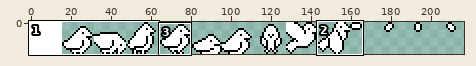
Two versions of one sprite sheet, firdBeeder/Assets/spriteSheet.png. Above: a wide view before the commit, with the close-up outlined.
Close-up. Earlier state:
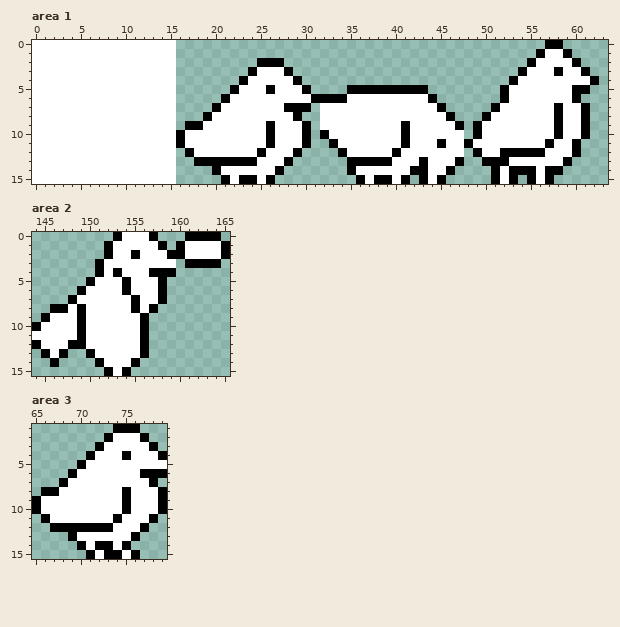
The file is 256x16 pixels. Shown: area 1: x 0..63, y 0..15; area 2: x 144..165, y 0..15; area 3: x 65..79, y 1..15. The wide view leaves out empty margins. The commit also changed other parts of the picture, which this record leaves out.
Now the later version:
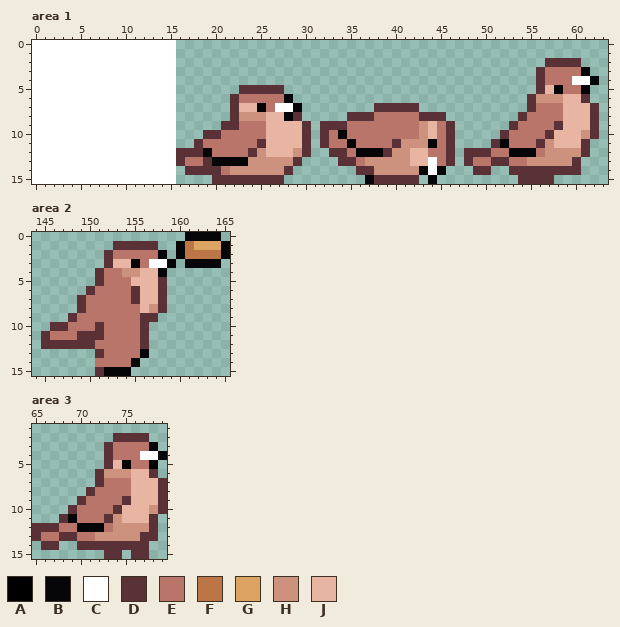
Palette (. is transparent): A #000000  B #060608  C #ffffff  D #5b3138  E #ba756a  F #bb7547  G #dba463  H #cd927e  J #e9b5a3
Change:
--- area 1
@@ x 0..63 @@
- 0 CCCCCCCCCCCCCCCC.........................................AA.....
- 1 CCCCCCCCCCCCCCCC........................................ACCA....
- 2 CCCCCCCCCCCCCCCC.........AAA...........................ACCCCA...
- 3 CCCCCCCCCCCCCCCC........ACCCA.........................ACCCACCA..
- 4 CCCCCCCCCCCCCCCC.......ACCCCCA.......................ACCCCCCCCA.
- 5 CCCCCCCCCCCCCCCC......ACCCACCCA....AAAAAAAAA........ACCCCCCCAA..
- 6 CCCCCCCCCCCCCCCC.....ACCCCCCCCCAAAACCCCCCCCCA.......ACCCCCCCA...
- 7 CCCCCCCCCCCCCCCC....ACCCCCCCAAA.CCCCCCCCCCCCCA.....ACCCCCCACCA..
- 8 CCCCCCCCCCCCCCCC...ACCCCCCCCCA..CCCCCCCCCCCCCCA...ACCCCCCCACCA..
- 9 CCCCCCCCCCCCCCCC.AACCCCCCCACCCA.CCCCCCCCCACCCCCA.ACCCCCCCCACCA..
-10 CCCCCCCCCCCCCCCCACCCCCCCCCACCCA.ACCCCCCCCACCCCCC.ACCCCCCCCACCA..
-11 CCCCCCCCCCCCCCCCACCCCCCCCCACCCA..ACCCCCCCACCCACCACCCCCCCCACCA...
-12 CCCCCCCCCCCCCCCC.ACCCCCCCACCCA....ACCCCCACCCCCCC.ACCAAAAACCCA...
-13 CCCCCCCCCCCCCCCC..AAAAAAACCCA......AAAAACCCACCCA..AAACCCCCCA....
-14 CCCCCCCCCCCCCCCC....ACCCCCCA.......ACCCCCCAACCA....ACAAACAA.....
-15 CCCCCCCCCCCCCCCC.....ACAACA.........ACAACA.ACA.....ACA.ACA......
+ 0 CCCCCCCCCCCCCCCC................................................
+ 1 CCCCCCCCCCCCCCCC................................................
+ 2 CCCCCCCCCCCCCCCC.........................................DDDD...
+ 3 CCCCCCCCCCCCCCCC........................................DEEEEB..
+ 4 CCCCCCCCCCCCCCCC........................................DEEECCB.
+ 5 CCCCCCCCCCCCCCCC.......DDDDD............................DJBEEB..
+ 6 CCCCCCCCCCCCCCCC......DEEEEEB..........................DHHHJJD..
+ 7 CCCCCCCCCCCCCCCC......DJJBECCB........DDDDD............DEEEJJJD.
+ 8 CCCCCCCCCCCCCCCC......DHHHJJBD.....DDDEEEEEDDD........DEEEEJJJD.
+ 9 CCCCCCCCCCCCCCCC.....DDEEEJJJJD.DDDEEEEEEEEHJED......DEEEEDJJJD.
+10 CCCCCCCCCCCCCCCC...DDEEEEEJJJJD.DEBEEEEEEEEHJED.....DEEEEDJJJHD.
+11 CCCCCCCCCCCCCCCC..DEEEEEEDJJJJD.DEEBEEEEDHHHBED....DBEEEDHJJJD..
+12 CCCCCCCCCCCCCCCCDDDBEEEEDHJJJHD..DDEBBBDHHJJEED.DDDEEBBBEHHHHD..
+13 CCCCCCCCCCCCCCCCDEEDBBBBHHHHHD....DDEHHHHHJJCED.DEEDDEEHHHHHD...
+14 CCCCCCCCCCCCCCCC.DDDDEHHHHHHD.......DDHHHHHBCB...DD..DDDDDDDD...
+15 CCCCCCCCCCCCCCCC....DDDDDDDD.........BDDDDD.B.........DDDD......
--- area 2
@@ x 144..165 @@
- 0 .........ACCCA...AAAA.
- 1 ........ACCCCCA.ACCCCA
- 2 ........ACCACCCAACCCCA
- 3 .......ACCCCCCCC.AAAA.
- 4 .......ACACCCAAA......
- 5 ......ACCCACCCA.......
- 6 .....ACCCCACCCA.......
- 7 ....ACCCCCCACCA.......
- 8 ..AACACCCCCACA........
- 9 .ACCCACCCCCCA.........
-10 ACCCCACCCCCCA.........
-11 CCCCCACCCCCCA.........
-12 ACCCAACCCCCCA.........
-13 .ACA..ACCCCCA.........
-14 ..A....ACCCA..........
-15 ........ACA...........
+ 0 .................BBBB.
+ 1 .........DDDDD..BFGGGB
+ 2 ........DEEEEEB.BFFFFB
+ 3 ........DJJBECCB.BBBB.
+ 4 .......DEEHHJJB.......
+ 5 .......DEEEJJJD.......
+ 6 ......DEEEEDJJD.......
+ 7 .....DEEEEEDJJD.......
+ 8 .....DEEEEEEJHD.......
+ 9 ....DEEEEEEEDD........
+10 ..DDEEEDEEEED.........
+11 .DEEEDDDEEEED.........
+12 .DDDDDDEEEEED.........
+13 .......DEEEEB.........
+14 .......EEEEB..........
+15 .......DBBB...........
--- area 3
@@ x 65..79 @@
- 1 .........AAA...
- 2 ........ACCCA..
- 3 .......ACCCCCA.
- 4 ......ACCCACCCA
- 5 .....ACCCCCCCCC
- 6 ....ACCCCCCCAAA
- 7 ...ACCCCCCCCCA.
- 8 .AACCCCCCCACCCA
- 9 ACCCCCCCCCACCCA
-10 ACCCCCCCCCACCCA
-11 .ACCCCCCCACCCA.
-12 ..AAAAAAACCCA..
-13 ....ACCCCCCA...
-14 .....ACAACA....
-15 ......ACAACA...
+ 1 ...............
+ 2 .........DDDD..
+ 3 ........DEEEEB.
+ 4 ........DEEECCB
+ 5 ........DJBEEB.
+ 6 .......DHHHJJD.
+ 7 .......DEEEJJJD
+ 8 ......DEEEEJJJD
+ 9 .....DEEEEDJJJD
+10 ....DEEEEDJJJHD
+11 ...DBEEEDHJJJD.
+12 DDDEEBBBEHHHHD.
+13 DEEDDEEHHHHHDD.
+14 .DD..DDDDDDDD..
+15 ........DD.DD..
Where, in picture pixels (left, top, right, bottom), the same in both close-ups:
changed: (176, 40, 599, 184)
changed: (32, 232, 230, 376)
changed: (32, 424, 167, 559)
